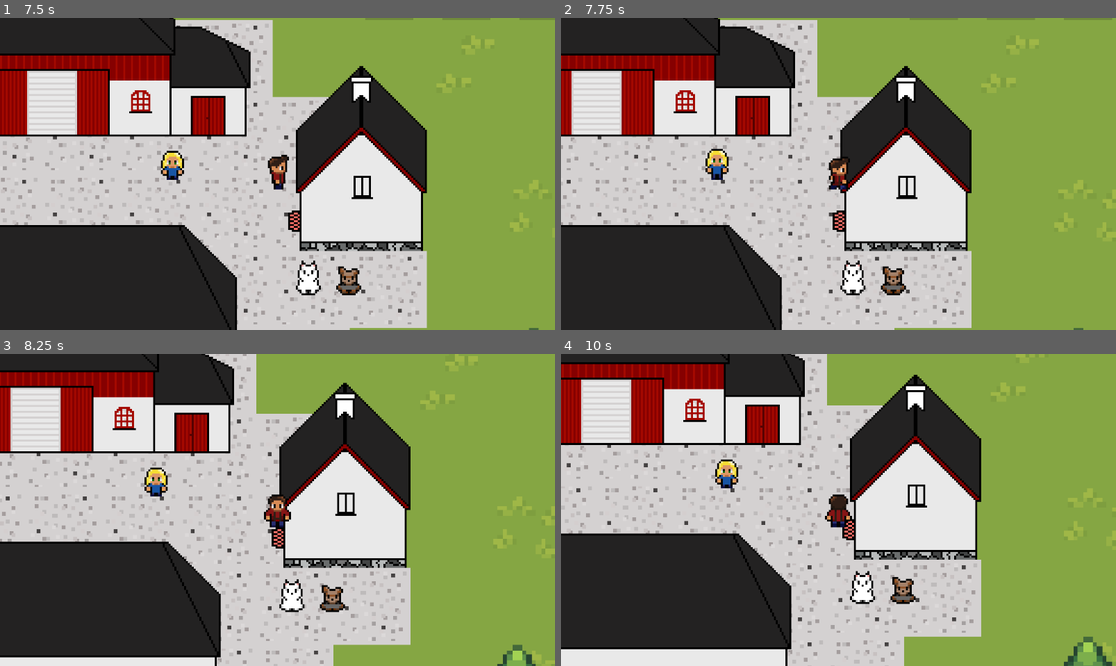
Above: before the commit, frames 1-4 (two rows, left to right).
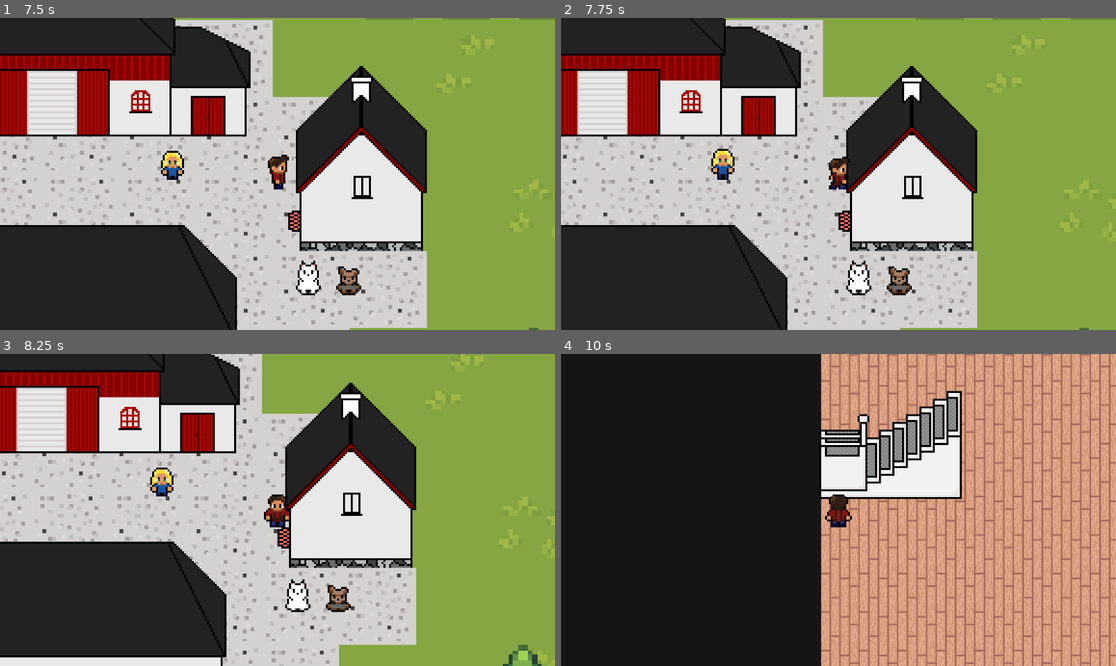
Above: after the commit, the same moments.

Repository: Thomasmc96/frydenlund
Game: Godot game, scene res://scenes/world.tscn
The game is run twice, just before and just after one commit, with the same random seed, the same clock (stepped at 60 frames per second) and the same inputs.
Inputs (mouse positions are in pixels of both pictures, inside the frame that each line leads up to):
- Up to frame 1 (7.5 s): move the mouse to (399, 158) at 0.52 s; hold D (right) 0.53-1.28 s; tap Space (interact) every 0.75 s from 0.6 to 7.35 s; move the mouse to (166, 189) at 1.27 s; hold S (down) 1.28-2.03 s; move the mouse to (333, 105) at 2.02 s; hold D (right) 2.03-2.78 s; move the mouse to (249, 236) at 2.77 s; hold W (up) 2.78-3.53 s; move the mouse to (444, 220) at 3.52 s; hold A (left) 3.53-5.03 s; move the mouse to (111, 127) at 4.27 s; move the mouse to (305, 174) at 5.02 s; hold S (down) 5.03-5.78 s; move the mouse to (194, 96) at 5.77 s; hold D (right) 5.78-6.53 s; move the mouse to (399, 158) at 6.52 s; hold W (up) 6.53-7.28 s; move the mouse to (166, 189) at 7.27 s; hold D (right) from 7.28 s (still down)
- Up to frame 2 (7.75 s): keep holding D (right)
- Up to frame 3 (8.25 s): move the mouse to (333, 441) at 8.02 s; release D (right) at 8.03 s; hold S (down) from 8.03 s (still down); tap Space (interact) at 8.1 s
- Up to frame 4 (10 s): move the mouse to (810, 572) at 8.77 s; release S (down) at 8.78 s; hold A (left) 8.78-9.53 s; tap Space (interact) at 8.85, 9.6 s; move the mouse to (1005, 556) at 9.52 s; hold W (up) from 9.53 s (still down)

Frame 1 is identical in both runs. In frame 2, 13% of the frame differs, in the area x 0-100%, y 0-100%; in frame 3, 14%; in frame 4, 80%.

Commit message:
thea walking

Diff:
--- a/scenes/house.tscn
+++ b/scenes/house.tscn
@@ -3,7 +3,7 @@
 [ext_resource type="Texture2D" uid="uid://byiqvouidorrq" path="res://art/buildings/house_new.png" id="1_yy88r"]
 
 [sub_resource type="RectangleShape2D" id="RectangleShape2D_33o82"]
-size = Vector2(62, 45)
+size = Vector2(66, 45)
 
 [node name="House" type="StaticBody2D"]
 y_sort_enabled = true
@@ -12,5 +12,5 @@
 texture = ExtResource("1_yy88r")
 
 [node name="CollisionShape2D" type="CollisionShape2D" parent="."]
-position = Vector2(2, 25.5)
+position = Vector2(1, 25.5)
 shape = SubResource("RectangleShape2D_33o82")
--- a/scenes/thea.tscn
+++ b/scenes/thea.tscn
@@ -1,28 +1,255 @@
-[gd_scene load_steps=8 format=3 uid="uid://c0v0h3el2kucb"]
+[gd_scene load_steps=34 format=3 uid="uid://c0v0h3el2kucb"]
 
 [ext_resource type="Script" path="res://scripts/cat.gd" id="1_h434w"]
 [ext_resource type="Texture2D" uid="uid://cd7is7f3vnpj6" path="res://art/animals/thea.png" id="2_st1rm"]
 
-[sub_resource type="AtlasTexture" id="AtlasTexture_0y0un"]
-atlas = ExtResource("2_st1rm")
-region = Rect2(0, 50, 32, 25)
-
-[sub_resource type="AtlasTexture" id="AtlasTexture_mepsv"]
-atlas = ExtResource("2_st1rm")
-region = Rect2(32, 50, 32, 25)
+[sub_resource type="AtlasTexture" id="AtlasTexture_ou5t8"]
+atlas = ExtResource("2_st1rm")
+region = Rect2(64, 0, 32, 32)
+
+[sub_resource type="AtlasTexture" id="AtlasTexture_0rl7r"]
+atlas = ExtResource("2_st1rm")
+region = Rect2(96, 0, 32, 32)
+
+[sub_resource type="AtlasTexture" id="AtlasTexture_38nua"]
+atlas = ExtResource("2_st1rm")
+region = Rect2(64, 64, 32, 32)
+
+[sub_resource type="AtlasTexture" id="AtlasTexture_xaw6p"]
+atlas = ExtResource("2_st1rm")
+region = Rect2(96, 64, 32, 32)
+
+[sub_resource type="AtlasTexture" id="AtlasTexture_vnvp3"]
+atlas = ExtResource("2_st1rm")
+region = Rect2(64, 96, 32, 32)
+
+[sub_resource type="AtlasTexture" id="AtlasTexture_yemu8"]
+atlas = ExtResource("2_st1rm")
+region = Rect2(96, 96, 32, 32)
+
+[sub_resource type="AtlasTexture" id="AtlasTexture_eeutp"]
+atlas = ExtResource("2_st1rm")
+region = Rect2(64, 32, 32, 32)
+
+[sub_resource type="AtlasTexture" id="AtlasTexture_bf01p"]
+atlas = ExtResource("2_st1rm")
+region = Rect2(96, 32, 32, 32)
+
+[sub_resource type="AtlasTexture" id="AtlasTexture_r1gu1"]
+atlas = ExtResource("2_st1rm")
+region = Rect2(0, 0, 32, 32)
+
+[sub_resource type="AtlasTexture" id="AtlasTexture_ncpiy"]
+atlas = ExtResource("2_st1rm")
+region = Rect2(32, 0, 32, 32)
+
+[sub_resource type="AtlasTexture" id="AtlasTexture_qoo4q"]
+atlas = ExtResource("2_st1rm")
+region = Rect2(0, 32, 32, 32)
+
+[sub_resource type="AtlasTexture" id="AtlasTexture_mik1n"]
+atlas = ExtResource("2_st1rm")
+region = Rect2(32, 32, 32, 32)
+
+[sub_resource type="AtlasTexture" id="AtlasTexture_83otj"]
+atlas = ExtResource("2_st1rm")
+region = Rect2(96, 0, 32, 32)
+
+[sub_resource type="AtlasTexture" id="AtlasTexture_dyvhw"]
+atlas = ExtResource("2_st1rm")
+region = Rect2(128, 0, 32, 32)
+
+[sub_resource type="AtlasTexture" id="AtlasTexture_e8356"]
+atlas = ExtResource("2_st1rm")
+region = Rect2(160, 0, 32, 32)
+
+[sub_resource type="AtlasTexture" id="AtlasTexture_4emno"]
+atlas = ExtResource("2_st1rm")
+region = Rect2(192, 0, 32, 32)
+
+[sub_resource type="AtlasTexture" id="AtlasTexture_qkb6h"]
+atlas = ExtResource("2_st1rm")
+region = Rect2(96, 64, 32, 32)
+
+[sub_resource type="AtlasTexture" id="AtlasTexture_kutqw"]
+atlas = ExtResource("2_st1rm")
+region = Rect2(128, 64, 32, 32)
+
+[sub_resource type="AtlasTexture" id="AtlasTexture_d2a2a"]
+atlas = ExtResource("2_st1rm")
+region = Rect2(160, 64, 32, 32)
+
+[sub_resource type="AtlasTexture" id="AtlasTexture_wjpql"]
+atlas = ExtResource("2_st1rm")
+region = Rect2(192, 64, 32, 32)
+
+[sub_resource type="AtlasTexture" id="AtlasTexture_u3jfk"]
+atlas = ExtResource("2_st1rm")
+region = Rect2(96, 96, 32, 32)
+
+[sub_resource type="AtlasTexture" id="AtlasTexture_app1g"]
+atlas = ExtResource("2_st1rm")
+region = Rect2(128, 96, 32, 32)
+
+[sub_resource type="AtlasTexture" id="AtlasTexture_wn30l"]
+atlas = ExtResource("2_st1rm")
+region = Rect2(160, 96, 32, 32)
+
+[sub_resource type="AtlasTexture" id="AtlasTexture_e30a6"]
+atlas = ExtResource("2_st1rm")
+region = Rect2(192, 96, 32, 32)
+
+[sub_resource type="AtlasTexture" id="AtlasTexture_gev0t"]
+atlas = ExtResource("2_st1rm")
+region = Rect2(96, 32, 32, 32)
+
+[sub_resource type="AtlasTexture" id="AtlasTexture_wgmgs"]
+atlas = ExtResource("2_st1rm")
+region = Rect2(128, 32, 32, 32)
+
+[sub_resource type="AtlasTexture" id="AtlasTexture_0pdx1"]
+atlas = ExtResource("2_st1rm")
+region = Rect2(160, 32, 32, 32)
+
+[sub_resource type="AtlasTexture" id="AtlasTexture_xsr2d"]
+atlas = ExtResource("2_st1rm")
+region = Rect2(192, 32, 32, 32)
 
 [sub_resource type="SpriteFrames" id="SpriteFrames_6qt0x"]
 animations = [{
 "frames": [{
 "duration": 1.0,
-"texture": SubResource("AtlasTexture_0y0un")
-}, {
-"duration": 1.0,
-"texture": SubResource("AtlasTexture_mepsv")
-}],
-"loop": true,
-"name": &"idle",
-"speed": 1.5
+"texture": SubResource("AtlasTexture_ou5t8")
+}, {
+"duration": 1.0,
+"texture": SubResource("AtlasTexture_0rl7r")
+}],
+"loop": true,
+"name": &"dir_e",
+"speed": 1.5
+}, {
+"frames": [{
+"duration": 1.0,
+"texture": SubResource("AtlasTexture_38nua")
+}, {
+"duration": 1.0,
+"texture": SubResource("AtlasTexture_xaw6p")
+}],
+"loop": true,
+"name": &"dir_n",
+"speed": 1.5
+}, {
+"frames": [{
+"duration": 1.0,
+"texture": SubResource("AtlasTexture_vnvp3")
+}, {
+"duration": 1.0,
+"texture": SubResource("AtlasTexture_yemu8")
+}],
+"loop": true,
+"name": &"dir_s",
+"speed": 1.5
+}, {
+"frames": [{
+"duration": 1.0,
+"texture": SubResource("AtlasTexture_eeutp")
+}, {
+"duration": 1.0,
+"texture": SubResource("AtlasTexture_bf01p")
+}],
+"loop": true,
+"name": &"dir_w",
+"speed": 1.5
+}, {
+"frames": [{
+"duration": 1.0,
+"texture": SubResource("AtlasTexture_r1gu1")
+}, {
+"duration": 1.0,
+"texture": SubResource("AtlasTexture_ncpiy")
+}],
+"loop": true,
+"name": &"idle_e",
+"speed": 1.5
+}, {
+"frames": [{
+"duration": 1.0,
+"texture": SubResource("AtlasTexture_qoo4q")
+}, {
+"duration": 1.0,
+"texture": SubResource("AtlasTexture_mik1n")
+}],
+"loop": true,
+"name": &"idle_w",
+"speed": 1.5
+}, {
+"frames": [{
+"duration": 1.0,
+"texture": SubResource("AtlasTexture_83otj")
+}, {
+"duration": 1.0,
+"texture": SubResource("AtlasTexture_dyvhw")
+}, {
+"duration": 1.0,
+"texture": SubResource("AtlasTexture_e8356")
+}, {
+"duration": 1.0,
+"texture": SubResource("AtlasTexture_4emno")
+}],
+"loop": true,
+"name": &"walk_e",
+"speed": 3.0
+}, {
+"frames": [{
+"duration": 1.0,
+"texture": SubResource("AtlasTexture_qkb6h")
+}, {
+"duration": 1.0,
+"texture": SubResource("AtlasTexture_kutqw")
+}, {
+"duration": 1.0,
+"texture": SubResource("AtlasTexture_d2a2a")
+}, {
+"duration": 1.0,
+"texture": SubResource("AtlasTexture_wjpql")
+}],
+"loop": true,
+"name": &"walk_n",
+"speed": 3.0
+}, {
+"frames": [{
+"duration": 1.0,
+"texture": SubResource("AtlasTexture_u3jfk")
+}, {
+"duration": 1.0,
+"texture": SubResource("AtlasTexture_app1g")
+}, {
+"duration": 1.0,
+"texture": SubResource("AtlasTexture_wn30l")
+}, {
+"duration": 1.0,
+"texture": SubResource("AtlasTexture_e30a6")
+}],
+"loop": true,
+"name": &"walk_s",
+"speed": 3.0
+}, {
+"frames": [{
+"duration": 1.0,
+"texture": SubResource("AtlasTexture_gev0t")
+}, {
+"duration": 1.0,
+"texture": SubResource("AtlasTexture_wgmgs")
+}, {
+"duration": 1.0,
+"texture": SubResource("AtlasTexture_0pdx1")
+}, {
+"duration": 1.0,
+"texture": SubResource("AtlasTexture_xsr2d")
+}],
+"loop": true,
+"name": &"walk_w",
+"speed": 3.0
 }]
 
 [sub_resource type="CircleShape2D" id="CircleShape2D_xvvlx"]
@@ -37,8 +264,7 @@
 [node name="AnimatedSprite2D" type="AnimatedSprite2D" parent="."]
 unique_name_in_owner = true
 sprite_frames = SubResource("SpriteFrames_6qt0x")
-animation = &"idle"
-frame_progress = 0.243938
+animation = &"walk_w"
 
 [node name="CollisionShape2D" type="CollisionShape2D" parent="."]
 position = Vector2(-1, 3)
@@ -46,6 +272,8 @@
 
 [node name="Timer" type="Timer" parent="."]
 unique_name_in_owner = true
+wait_time = 2.0
+autostart = true
 
 [node name="Area2D" type="Area2D" parent="."]
 
--- a/scenes/tom.tscn
+++ b/scenes/tom.tscn
@@ -11,6 +11,22 @@
 atlas = ExtResource("2_dkqu7")
 region = Rect2(96, 0, 32, 32)
 
+[sub_resource type="AtlasTexture" id="AtlasTexture_x6asf"]
+atlas = ExtResource("2_dkqu7")
+region = Rect2(64, 64, 32, 32)
+
+[sub_resource type="AtlasTexture" id="AtlasTexture_gxucq"]
+atlas = ExtResource("2_dkqu7")
+region = Rect2(96, 64, 32, 32)
+
+[sub_resource type="AtlasTexture" id="AtlasTexture_bwp47"]
+atlas = ExtResource("2_dkqu7")
+region = Rect2(64, 96, 32, 32)
+
+[sub_resource type="AtlasTexture" id="AtlasTexture_68bvc"]
+atlas = ExtResource("2_dkqu7")
+region = Rect2(96, 96, 32, 32)
+
 [sub_resource type="AtlasTexture" id="AtlasTexture_164vb"]
 atlas = ExtResource("2_dkqu7")
 region = Rect2(64, 32, 32, 32)
@@ -50,6 +66,38 @@
 [sub_resource type="AtlasTexture" id="AtlasTexture_cgxih"]
 atlas = ExtResource("2_dkqu7")
 region = Rect2(192, 0, 32, 32)
+
+[sub_resource type="AtlasTexture" id="AtlasTexture_h08pj"]
+atlas = ExtResource("2_dkqu7")
+region = Rect2(96, 64, 32, 32)
+
+[sub_resource type="AtlasTexture" id="AtlasTexture_mif8u"]
+atlas = ExtResource("2_dkqu7")
+region = Rect2(128, 64, 32, 32)
+
+[sub_resource type="AtlasTexture" id="AtlasTexture_rxibd"]
+atlas = ExtResource("2_dkqu7")
+region = Rect2(160, 64, 32, 32)
+
+[sub_resource type="AtlasTexture" id="AtlasTexture_apq6e"]
+atlas = ExtResource("2_dkqu7")
+region = Rect2(192, 64, 32, 32)
+
+[sub_resource type="AtlasTexture" id="AtlasTexture_d0ddq"]
+atlas = ExtResource("2_dkqu7")
+region = Rect2(96, 96, 32, 32)
+
+[sub_resource type="AtlasTexture" id="AtlasTexture_1bp31"]
+atlas = ExtResource("2_dkqu7")
+region = Rect2(128, 96, 32, 32)
+
+[sub_resource type="AtlasTexture" id="AtlasTexture_6447c"]
+atlas = ExtResource("2_dkqu7")
+region = Rect2(160, 96, 32, 32)
+
+[sub_resource type="AtlasTexture" id="AtlasTexture_jj6j8"]
+atlas = ExtResource("2_dkqu7")
+region = Rect2(192, 96, 32, 32)
 
 [sub_resource type="AtlasTexture" id="AtlasTexture_qn0s7"]
 atlas = ExtResource("2_dkqu7")
@@ -82,6 +130,28 @@
 }, {
 "frames": [{
 "duration": 1.0,
+"texture": SubResource("AtlasTexture_x6asf")
+}, {
+"duration": 1.0,
+"texture": SubResource("AtlasTexture_gxucq")
+}],
+"loop": true,
+"name": &"dir_n",
+"speed": 1.5
+}, {
+"frames": [{
+"duration": 1.0,
+"texture": SubResource("AtlasTexture_bwp47")
+}, {
+"duration": 1.0,
+"texture": SubResource("AtlasTexture_68bvc")
+}],
+"loop": true,
+"name": &"dir_s",
+"speed": 1.5
+}, {
+"frames": [{
+"duration": 1.0,
 "texture": SubResource("AtlasTexture_164vb")
 }, {
 "duration": 1.0,
@@ -128,6 +198,40 @@
 }],
 "loop": true,
 "name": &"walk_e",
+"speed": 3.0
+}, {
+"frames": [{
+"duration": 1.0,
+"texture": SubResource("AtlasTexture_h08pj")
+}, {
+"duration": 1.0,
+"texture": SubResource("AtlasTexture_mif8u")
+}, {
+"duration": 1.0,
+"texture": SubResource("AtlasTexture_rxibd")
+}, {
+"duration": 1.0,
+"texture": SubResource("AtlasTexture_apq6e")
+}],
+"loop": true,
+"name": &"walk_n",
+"speed": 3.0
+}, {
+"frames": [{
+"duration": 1.0,
+"texture": SubResource("AtlasTexture_d0ddq")
+}, {
+"duration": 1.0,
+"texture": SubResource("AtlasTexture_1bp31")
+}, {
+"duration": 1.0,
+"texture": SubResource("AtlasTexture_6447c")
+}, {
+"duration": 1.0,
+"texture": SubResource("AtlasTexture_jj6j8")
+}],
+"loop": true,
+"name": &"walk_s",
 "speed": 3.0
 }, {
 "frames": [{
@@ -160,7 +264,7 @@
 [node name="AnimatedSprite2D" type="AnimatedSprite2D" parent="."]
 unique_name_in_owner = true
 sprite_frames = SubResource("SpriteFrames_6qt0x")
-animation = &"dir_e"
+animation = &"walk_n"
 
 [node name="CollisionShape2D" type="CollisionShape2D" parent="."]
 visible = false
--- a/scenes/world.tscn
+++ b/scenes/world.tscn
@@ -466,7 +466,7 @@
 layer_1/tile_data = PackedInt32Array(-196604, 524290, 0, -196603, 524290, 0, -393227, 2, 0, -327691, 2, 1, -262155, 2,  …(638 unchanged characters)…
 
 [node name="Player" parent="." instance=ExtResource("1_lki2t")]
-position = Vector2(-12, 2)
+position = Vector2(-2, 3)
 
 [node name="Ditte" parent="." instance=ExtResource("4_tmehp")]
 position = Vector2(28, -6)
@@ -495,7 +495,7 @@
 [node name="HouseDoor" type="Area2D" parent="."]
 
 [node name="CollisionShape2D" type="CollisionShape2D" parent="HouseDoor"]
-position = Vector2(99, 24)
+position = Vector2(97, 24)
 shape = SubResource("RectangleShape2D_e7vek")
 
 [connection signal="body_entered" from="HouseDoor" to="." method="_on_house_door_body_entered"]
--- a/scripts/cat.gd
+++ b/scripts/cat.gd
@@ -26,27 +26,35 @@
 				animated_sprite.play("dir_w")
 			if previous_direction.x == 1:
 				animated_sprite.play("dir_e")
+			if previous_direction.y == -1:
+				animated_sprite.play("dir_n")
+			if previous_direction.y == 1:
+				animated_sprite.play("dir_s")
 		if state == STATES.IDLE:
 			if direction.x == -1:
 				animated_sprite.play("idle_w")
 			if direction.x == 1:
 				animated_sprite.play("idle_e")
+			if direction.y == -1:
+				animated_sprite.play("dir_n")
+			if direction.y == 1:
+				animated_sprite.play("dir_s")
 		elif state == STATES.WALKING:
 			if direction.x == -1:
 				animated_sprite.play("walk_w")
 			if direction.x == 1:
 				animated_sprite.play("walk_e")
-			#if direction.y == -1:
-				#animated_sprite.play("walk_n")
-			#if direction.y == 1:
-				#animated_sprite.play("walk_s")
+			if direction.y == -1:
+				animated_sprite.play("walk_n")
+			if direction.y == 1:
+				animated_sprite.play("walk_s")
 
 	if is_roaming:
 		match state:
 			STATES.IDLE:
 				pass
 			STATES.NEW_DIR:
-				direction = chooseRandom([Vector2.RIGHT, Vector2.LEFT])
+				direction = chooseRandom([Vector2.RIGHT, Vector2.LEFT, Vector2.UP, Vector2.DOWN])
 			STATES.WALKING:
 				move()
 
@@ -74,9 +82,9 @@
 			animated_sprite.play("idle_w")
 	else:
 		if y_position_diff > 0:
-			animated_sprite.play("idle")
+			animated_sprite.play("dir_s")
 		else:
-			animated_sprite.play("idle_n")
+			animated_sprite.play("dir_n")
 
 func chooseRandom(array):
 	array.shuffle()
@@ -90,7 +98,7 @@
 func _on_timer_timeout():
 	previous_direction = direction
 	is_chatting = false
-	timer.wait_time = chooseRandom([0.5, 1, 1.5])
+	timer.wait_time = chooseRandom([2.5, 3, 4.5])
 	state = chooseRandom(STATES.values())
 
 func _on_area_2d_body_entered(body):
--- a/scripts/ditte.gd
+++ b/scripts/ditte.gd
@@ -8,7 +8,7 @@
 
 enum STATES {WALKING, IDLE, NEW_DIR}
 
-const speed = 30
+const speed = 25
 var state = STATES.IDLE
 var is_roaming = true
 var is_chatting = false
Binary file changed: art/animals/thea.png
Binary file changed: art/animals/tom.png
Not shown: 1 places in scenes/tom.tscn that only renumber resources
Not shown, changed: build/index.html
Not shown, changed: build/index.pck
Not shown, changed: build/index.service.worker.js
